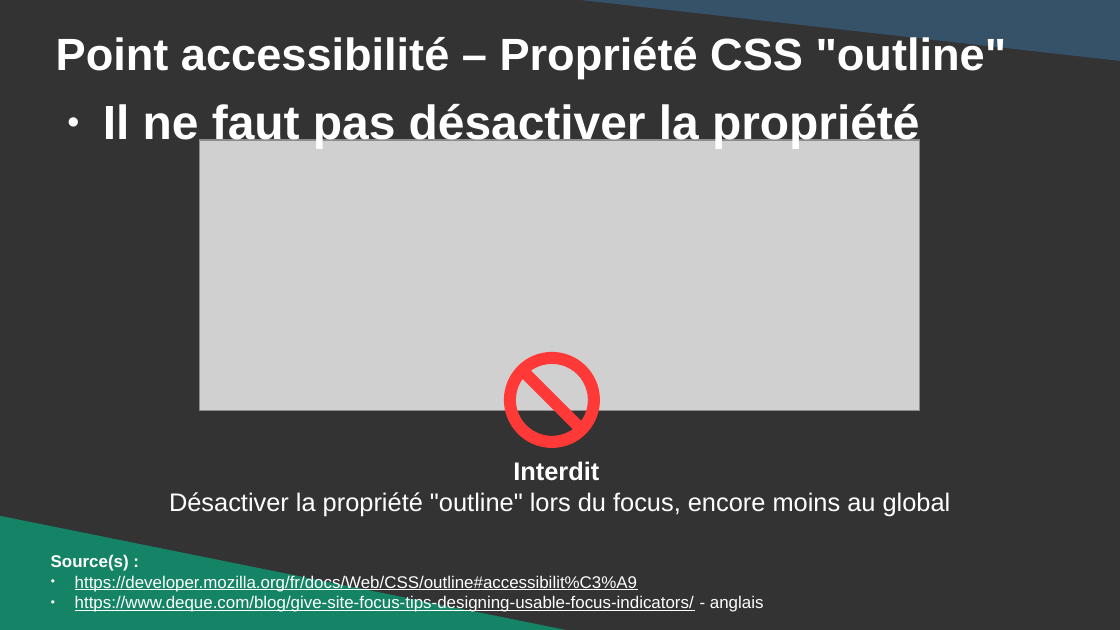
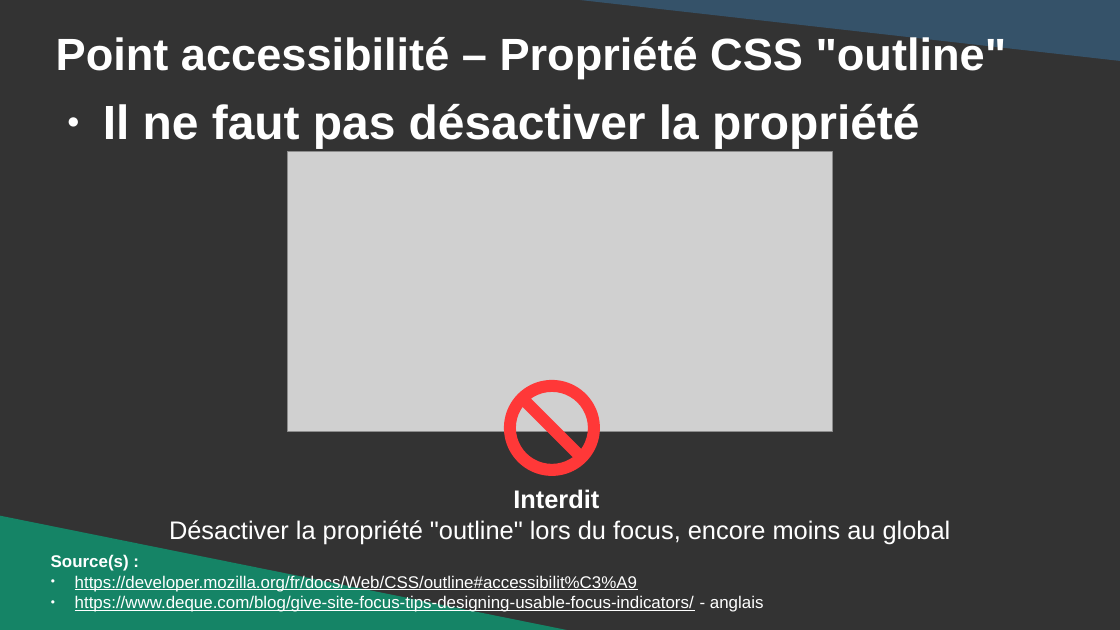
Before and after one commit to DanYellow/cours, a slide deck: slide 63 of integration-web-s1/travaux-pratiques/numero-5/presentation.odp. Drawn at 1120x630 pixels with LibreOffice and Linux fonts; fonts in the diff are those of the drawing; grey boxes stand for pictures. Boxes give left, top, right and bottom in pixels: in the first picture for what was removed or moved away, otherwise in the second. Text is boxed around its words. In the diff, an @@ line names an element or a change of style, - is before the commit and + after.

```diff
--- a/integration-web-s1/travaux-pratiques/numero-5/presentation.odp
+++ b/integration-web-s1/travaux-pratiques/numero-5/presentation.odp
@@ picture: place and size @@
-picture at [200, 140, 921, 411]
+picture at [288, 152, 832, 432]
@@ no-entry sign: place and size @@
-no-entry sign at [504, 352, 600, 447]
+no-entry sign at [504, 380, 600, 476]
@@ text "Interdit": place and size @@
-text "Interdit" at [169, 461, 951, 516]
+text "Interdit" at [169, 489, 951, 544]
```
Also in this commit, not shown: 10 other slides changed, 2 slides added, 2 slides removed, 1 other file.
